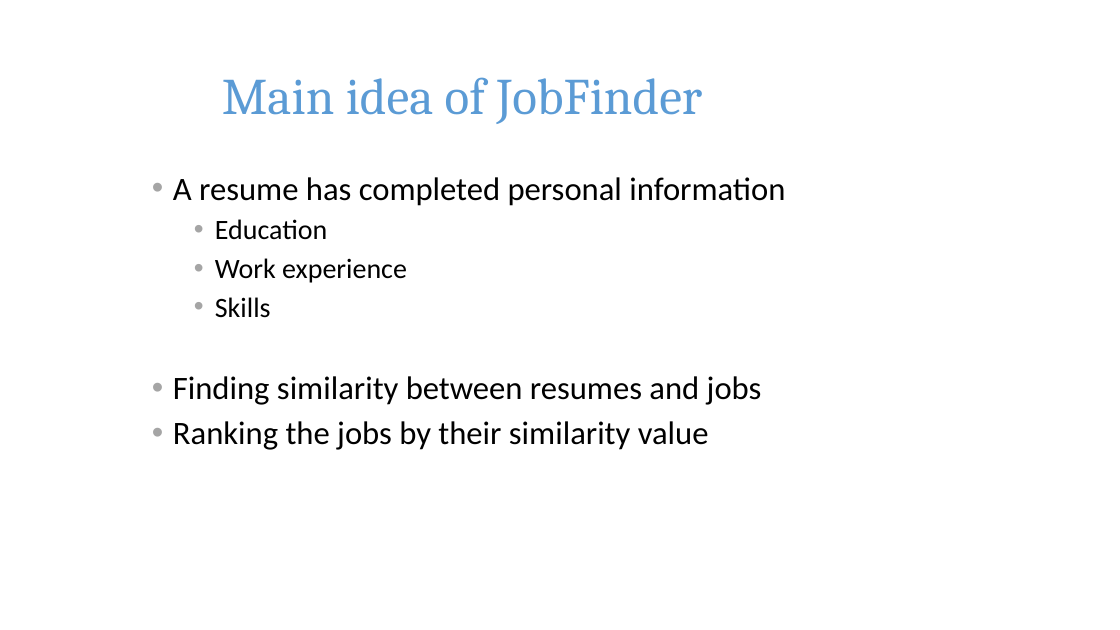
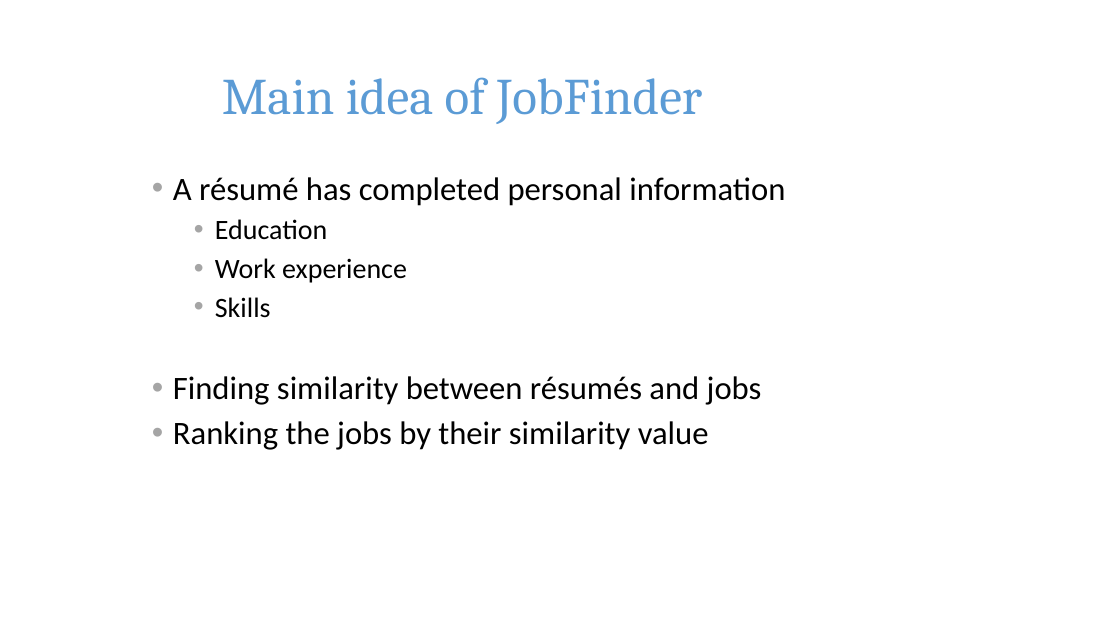
Before and after one commit to pkushiqiang/thesis, a slide deck: slide 5 of media/JobFinder.pptx. Drawn at 1120x630 pixels with LibreOffice and Linux fonts; fonts in the diff are those of the drawing; background and template pictures are left out. Boxes give left, top, right and bottom in pixels: in the first picture for what was removed or moved away, otherwise in the second. Text is boxed around its words. In the diff, an @@ line names an element or a change of style, - is before the commit and + after.

```diff
--- a/media/JobFinder.pptx
+++ b/media/JobFinder.pptx
@@ text at [173,177,785,206]: text changed @@
-• A resume has completed personal information
+• A résumé has completed personal information
@@ text at [173,376,762,405]: text changed @@
-• Finding similarity between resumes and jobs
+• Finding similarity between résumés and jobs
```
Also in this commit, not shown: 14 other slides changed, 11 slides added, 1 slide removed.
